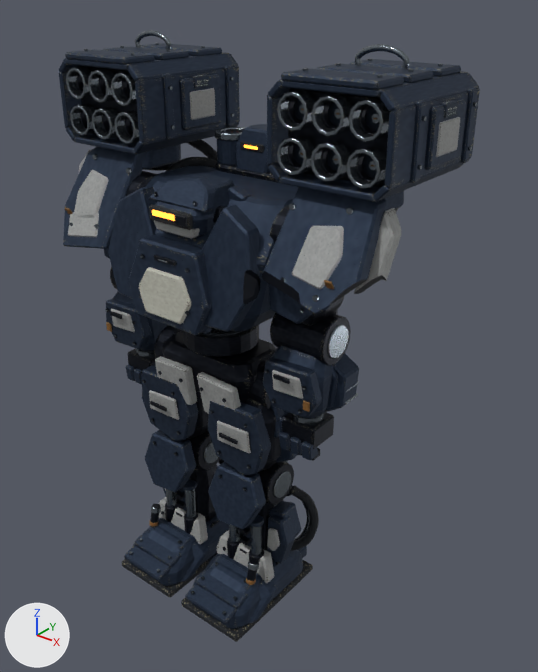
Renders of the glTF model dist/rig-bench/basilisk.glb from each side of a commit.
The view is the same before and after, from a 50 mm lens placed at (5.9, -6.39, 8.03), pointed at (0.36, 0.53, 3.74). The lights are fixed; the arrows at lower left show +X, +Y and +Z. The first picture is the older version. Where no turn or scale is listed for an object, it has been applied to the vertices. Vertices at exactly the same position are counted once.

In view in the first picture: 'ankle.L.geometry', 'ankle.R.geometry', 'elbow.L.geometry', 'hip.L.geometry', 'hip.R.geometry', 'knee.L.geometry', 'knee.R.geometry', 'neck.geometry', 'pauldron.L.geometry', 'pauldron.R.geometry', 'pelvis.geometry', 'spine.geometry' and 9 more.
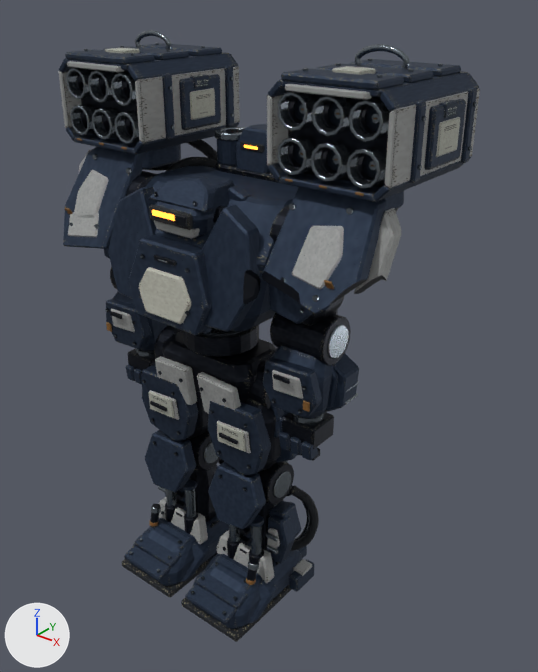
The change in detail:
me_cone_009 is used by ob_spine_geometry; location (0.0, 0.0, 3.8).
me_cone_009 had 13260 vertices, 33837 faces and spanned x -2.53..2.53, y -1.0..1.66, z -0.02..3.59.
me_cone_009 now has 13544 vertices, 34453 faces and spans x -2.53..2.53, y -1.0..1.66, z -0.02..3.59.
me_cone_009 part 1: 70 vertices added at x 1.23..2.17, y -0.31..0.34, z 3.2..3.4.
me_cone_009 part 2: 70 vertices added at x -2.17..-1.23, y -0.31..0.34, z 3.2..3.4.
me_cone_009 part 3: 975 kept faces spanning x -2.53..2.53, y -0.25..1.55, z 2.26..3.28 get new texture (UV) coordinates.
Other edits to the shape of me_cone_009 do not show in these pictures.

Pixel boxes (x1, y1, x2, y2) of what changed, in the pictures (538 x 672 px):
part 1 of me_cone_009, added: after (280, 66, 399, 100)
part 2 of me_cone_009, added: after (65, 48, 151, 72)
part 3 of me_cone_009, surface changed (black to grey): (59, 66, 480, 188) in both
